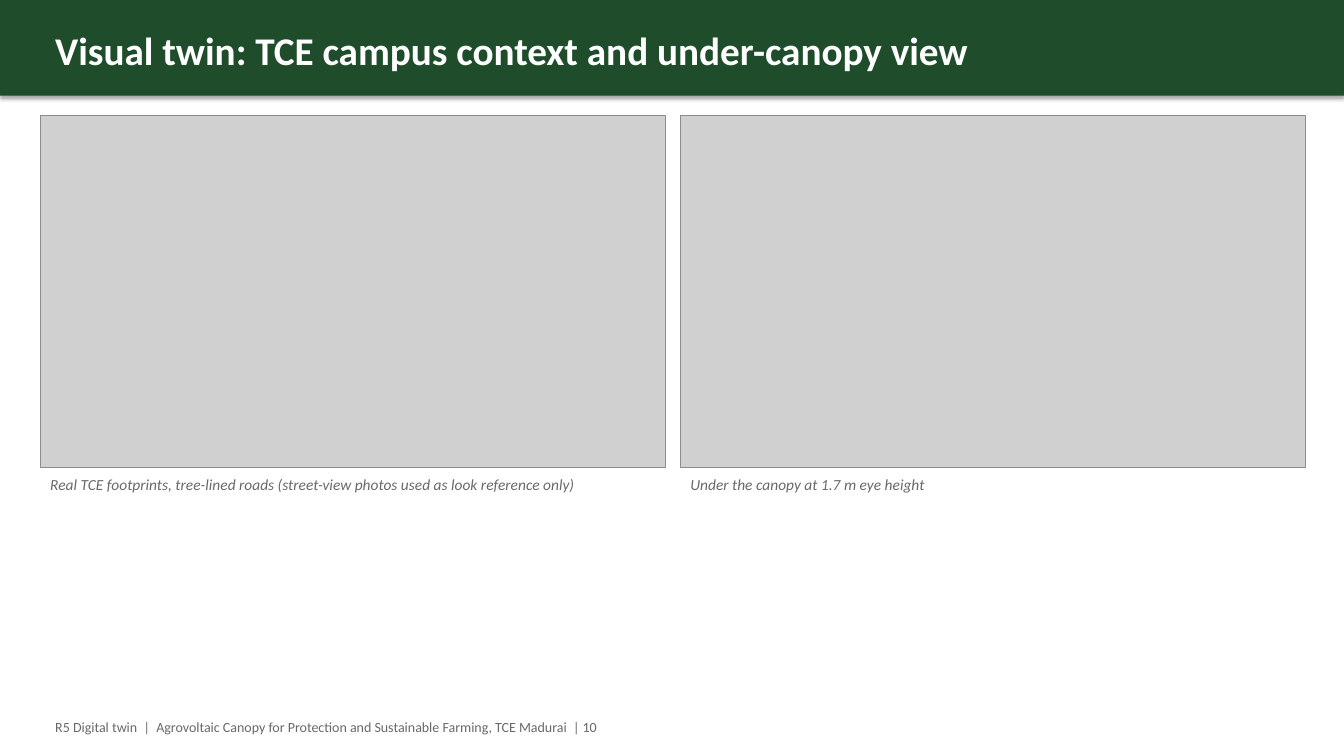
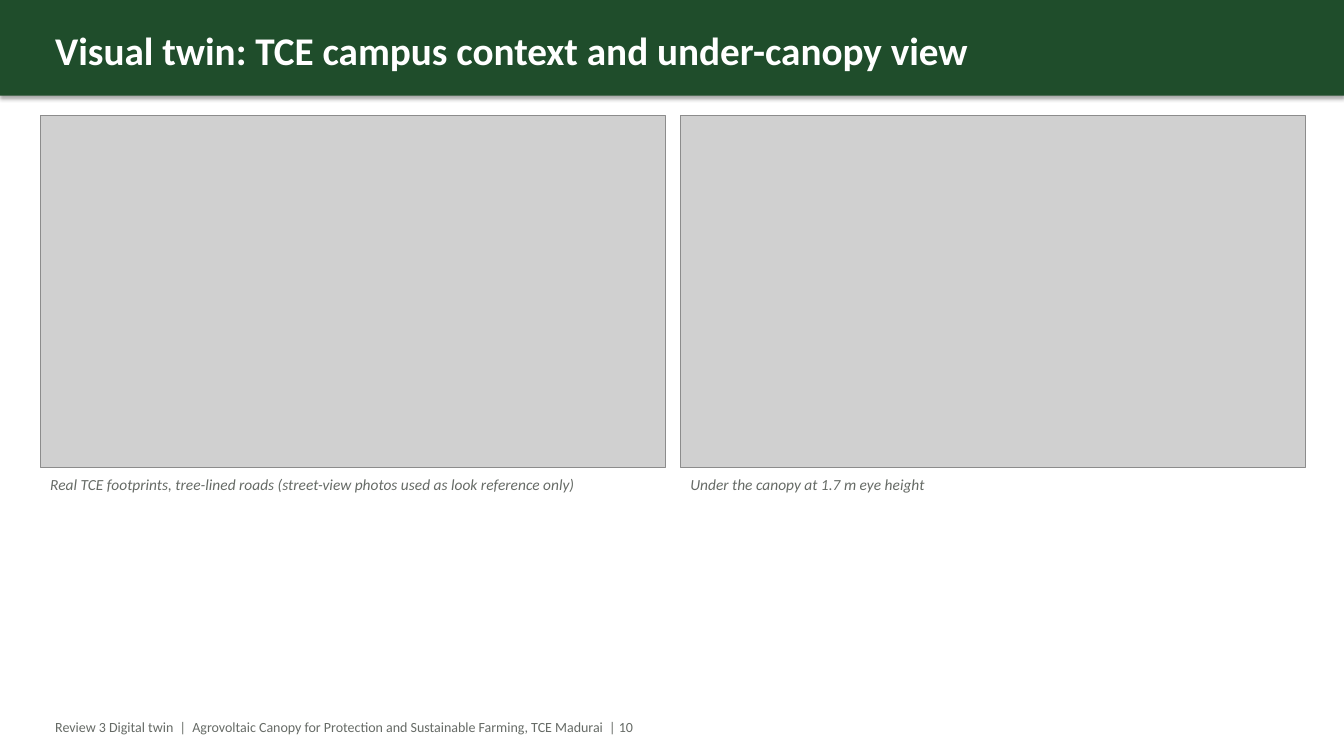
Before and after one commit to thanwin19/agrovoltaic-canopy-srmc, a slide deck: slide 10 of Proof/08_Reports_and_Posters/review_decks/Review3_Digital_Twin.pptx. Drawn at 1344x756 pixels with LibreOffice and Linux fonts; fonts in the diff are those of the drawing; grey boxes stand for pictures. Boxes give left, top, right and bottom in pixels: in the first picture for what was removed or moved away, otherwise in the second. Text is boxed around its words. In the diff, an @@ line names an element or a change of style, - is before the commit and + after.

```diff
--- a/Proof/08_Reports_and_Posters/review_decks/Review3_Digital_Twin.pptx
+++ b/Proof/08_Reports_and_Posters/review_decks/Review3_Digital_Twin.pptx
@@ text at [55, 722, 633, 735]: text changed @@
-R5 Digital twin | Agrovoltaic Canopy for Protection and Sustainable Farming, TCE Madurai | 10
+Review 3 Digital twin | Agrovoltaic Canopy for Protection and Sustainable Farming, TCE Madurai | 10
```
Also in this commit, not shown: 10 other slides changed, 2 slides added, 18 other files.
